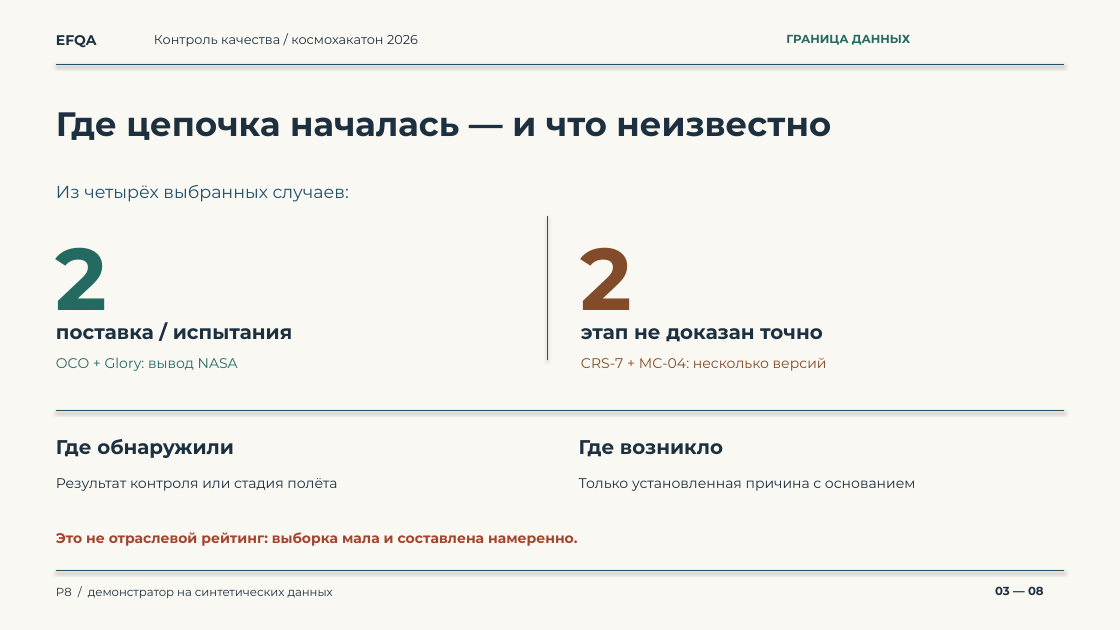
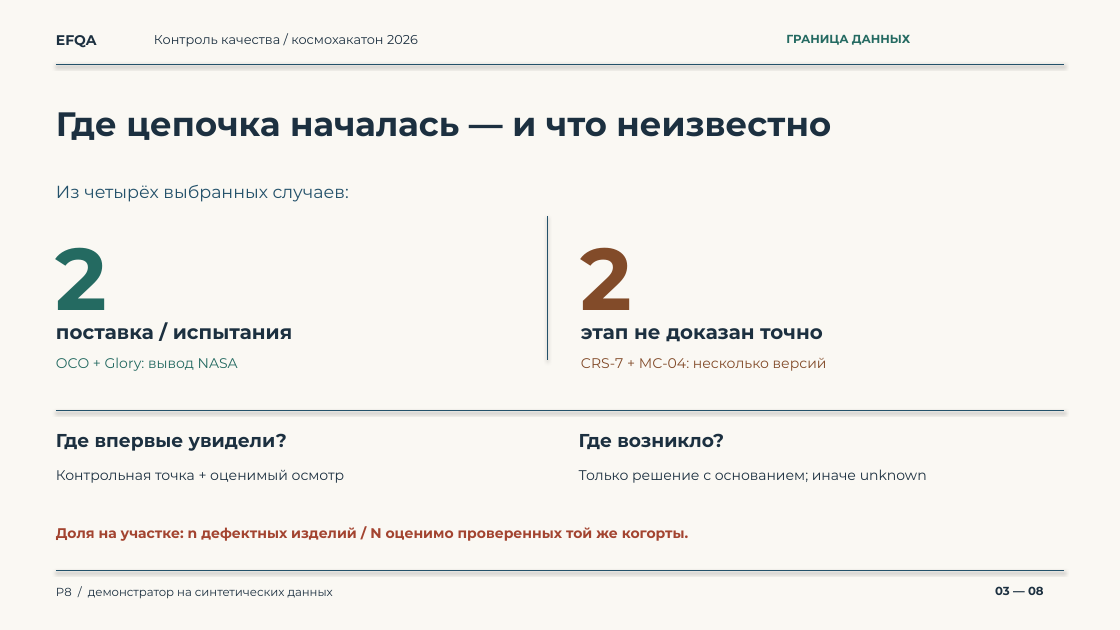
Before and after one commit to pichotiner/final-hack, a slide deck: slide 3 of docs/defense/5min/presentation-5min.pptx. Drawn at 1120x630 pixels with LibreOffice and Linux fonts; fonts in the diff are those of the drawing. Boxes give left, top, right and bottom in pixels: in the first picture for what was removed or moved away, otherwise in the second. Text is boxed around its words. In the diff, an @@ line names an element or a change of style, - is before the commit and + after.

```diff
--- a/docs/defense/5min/presentation-5min.pptx
+++ b/docs/defense/5min/presentation-5min.pptx
@@ text at (56, 433, 287, 451): text changed; size 17 to 16 pt @@
-Где обнаружили
+Где впервые увидели?
@@ text at (579, 433, 724, 449): text changed; size 17 to 16 pt @@
-Где возникло
+Где возникло?
@@ text at (56, 470, 345, 483): text changed @@
-Результат контроля или стадия полёта
+Контрольная точка + оценимый осмотр
@@ text at (579, 469, 927, 483): text changed @@
-Только установленная причина с основанием
+Только решение с основанием; иначе unknown
@@ text at (56, 527, 688, 541): text changed @@
-Это не отраслевой рейтинг: выборка мала и составлена намеренно.
+Доля на участке: n дефектных изделий / N оценимо проверенных той же когорты.
```
Also in this commit, not shown: 5 other slides changed, 7 other files.
